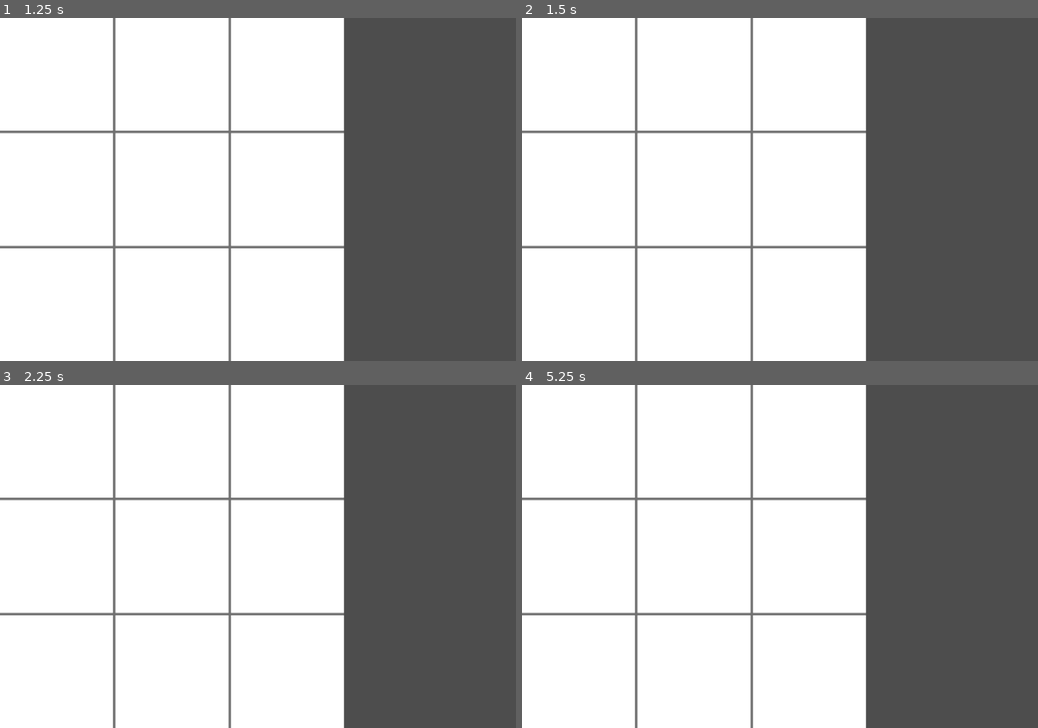
Above: before the commit, frames 1-4 (two rows, left to right).
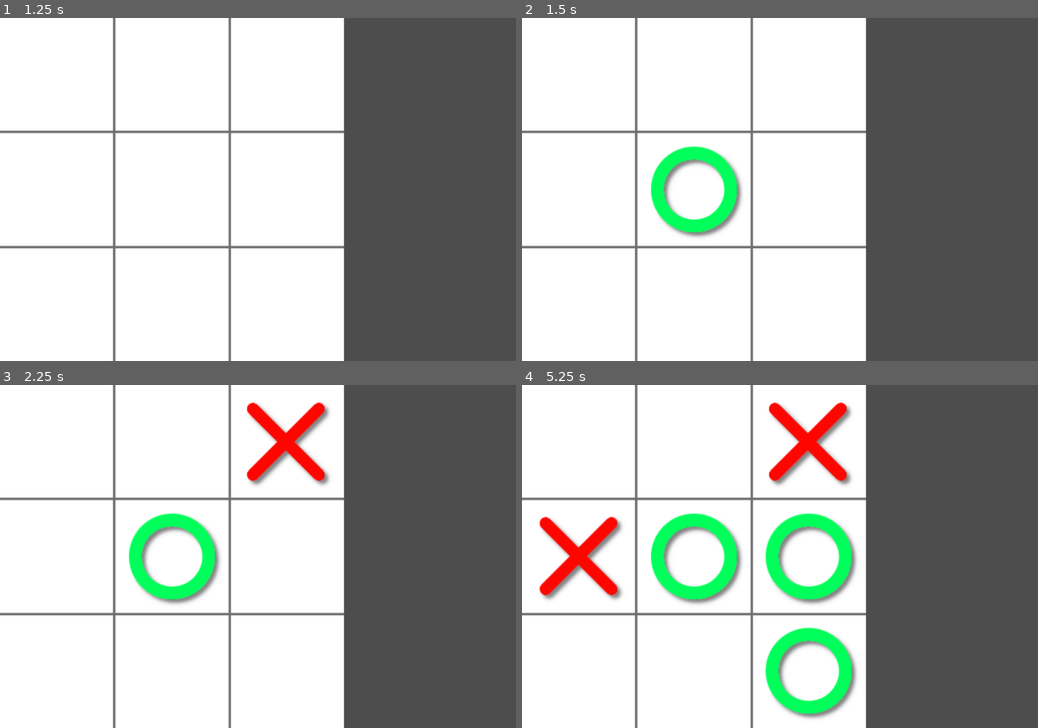
Above: after the commit, the same moments.

Repository: HA5UN0/tic_tac_toe
Game: Godot game, scene res://Scenes/Main.tscn
Two runs of this game, one before a commit and one after it. Both use one fixed random seed, a clock stepped at 60 frames per second and the inputs below.
Inputs (mouse positions are in pixels of both pictures, inside the frame that each line leads up to):
- Up to frame 1 (1.25 s): tap Enter at 0.5 s; move the mouse to (371, 172) at 0.52 s; click (371, 172) at 0.67 s
- Up to frame 2 (1.5 s): tap Space at 1.25 s; move the mouse to (676, 206) at 1.27 s; click (676, 206) at 1.42 s
- Up to frame 3 (2.25 s): tap Enter at 2 s; move the mouse to (309, 481) at 2.02 s; click (309, 481) at 2.17 s
- Up to frame 4 (5.25 s): tap Space at 2.75, 4.25 s; move the mouse to (754, 625) at 2.77 s; click (754, 625) at 2.92 s; tap Enter at 3.5 s; move the mouse to (934, 607) at 3.52 s; click (934, 607) at 3.67 s; move the mouse to (625, 505) at 4.27 s; click (625, 505) at 4.42 s; move the mouse to (805, 556) at 5.02 s; click (805, 556) at 5.17 s

Frame 1 is identical in both runs. In frame 2, 2.4% of the frame differs, in the area x 24-43%, y 37-64%; in frame 3, 4.3%; in frame 4, 11%, in the area x 3-65%, y 5-98%.

Commit message:
mouse click now puts the corrected circle or cross marker on grid

Diff:
--- a/Scenes/Circle.tscn
+++ b/Scenes/Circle.tscn
@@ -3,4 +3,5 @@
 [ext_resource type="Texture2D" uid="uid://jgp0gtb35gj6" path="res://Assets/circle.png" id="1_jqgql"]
 
 [node name="Circle" type="Sprite2D"]
+scale = Vector2(1.5, 1.5)
 texture = ExtResource("1_jqgql")
--- a/Scenes/Cross.tscn
+++ b/Scenes/Cross.tscn
@@ -3,4 +3,5 @@
 [ext_resource type="Texture2D" uid="uid://dgtpgnq5igkfa" path="res://Assets/cross.png" id="1_g7fel"]
 
 [node name="Cross" type="Sprite2D"]
+scale = Vector2(1.5, 1.5)
 texture = ExtResource("1_g7fel")
--- a/Scenes/Main.tscn
+++ b/Scenes/Main.tscn
@@ -1,10 +1,14 @@
-[gd_scene load_steps=3 format=3 uid="uid://bo3lg7k2pmbw4"]
+[gd_scene load_steps=5 format=3 uid="uid://bo3lg7k2pmbw4"]
 
 [ext_resource type="PackedScene" uid="uid://cdi67c0622wha" path="res://Scenes/Board.tscn" id="1_6xynr"]
 [ext_resource type="Script" path="res://Scripts/main.gd" id="1_cy7a8"]
+[ext_resource type="PackedScene" uid="uid://drfa7m1o2a7qx" path="res://Scenes/Circle.tscn" id="2_46ggg"]
+[ext_resource type="PackedScene" uid="uid://dq8m011i3hqc4" path="res://Scenes/Cross.tscn" id="3_d0vel"]
 
 [node name="Main" type="Node"]
 script = ExtResource("1_cy7a8")
+circle_scene = ExtResource("2_46ggg")
+cross_scene = ExtResource("3_d0vel")
 
 [node name="Board" parent="." instance=ExtResource("1_6xynr")]
 position = Vector2(300, 300)
--- a/Scripts/main.gd
+++ b/Scripts/main.gd
@@ -1,4 +1,8 @@
 extends Node
+
+@export var circle_scene : PackedScene
+@export var cross_scene : PackedScene
+
 
 var player
 var grid_data : Array
@@ -30,13 +34,17 @@
 		if event.button_index == MOUSE_BUTTON_LEFT and event.pressed:
 			# check if mouse-click is on the board
 			if event.position.x < board_size:
-				# conver mouse position into grid location
+				# convert mouse position into grid location
 				grid_pos = Vector2i(event.position / cell_size)
 				# check first to see if anything is there
 				if grid_data[grid_pos.y][grid_pos.x] == 0:
 					grid_data[grid_pos.y][grid_pos.x] = player
+					#place that players marker
+					create_marker(player, grid_pos * cell_size + Vector2i(cell_size / 2, cell_size / 2))
 					player *= -1
 					print(grid_data)
+				else:
+					print("something is already here")
 
 
 func new_game():
@@ -46,3 +54,14 @@
 		[0,0,0],
 		[0,0,0]
 	]
+
+func create_marker(player, position):
+	# create a marker node and add it as a child
+	if player == 1:
+		var circle = circle_scene.instantiate()
+		circle.position = position
+		add_child(circle)
+	else:
+		var cross = cross_scene.instantiate()
+		cross.position = position
+		add_child(cross)
